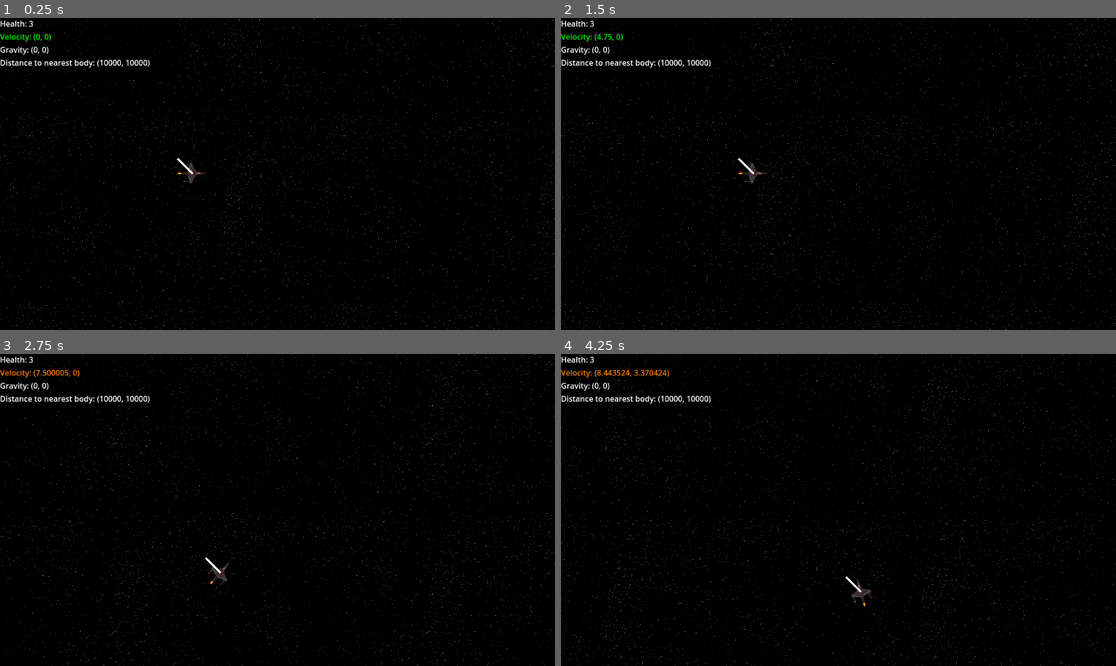
Above: before the commit, frames 1-4 (two rows, left to right).
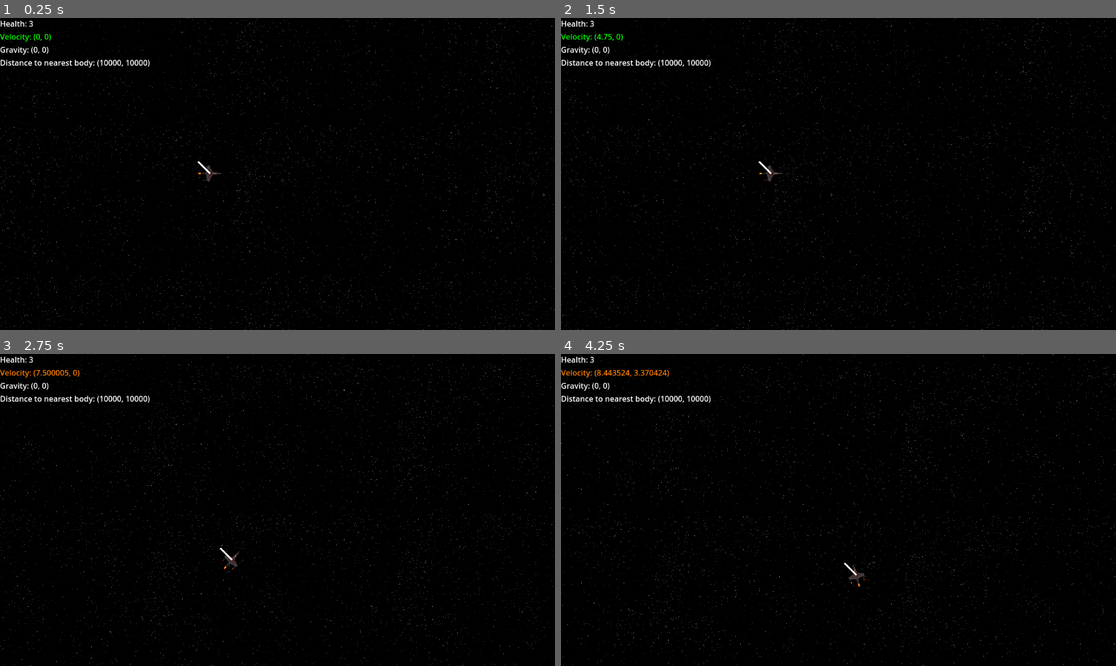
Above: after the commit, the same moments.

Repository: Lambda-Nabla/orbit-newton
Game: Godot game, scene res://scenes/main.tscn
The game is run twice, just before and just after one commit, with the same random seed, the same clock (stepped at 60 frames per second) and the same inputs. This scene is started directly instead of the project's main scene.
Inputs (mouse positions are in pixels of both pictures, inside the frame that each line leads up to):
- Up to frame 1 (0.25 s): no input
- Up to frame 2 (1.5 s): tap Enter at 0.5 s; move the mouse to (810, 236) at 0.52 s; hold W (up) from 0.53 s (still down); click (810, 236) at 0.67 s; move the mouse to (1005, 220) at 1.27 s
- Up to frame 3 (2.75 s): move the mouse to (111, 463) at 2.02 s; release W (up) at 2.03 s; hold A (left) from 2.03 s (still down)
- Up to frame 4 (4.25 s): move the mouse to (866, 510) at 2.77 s; click (866, 510) at 2.92 s; move the mouse to (755, 432) at 3.52 s; release A (left) at 3.53 s; hold S (down) from 3.53 s (still down)

The runs differ from the first frame. In frame 1, 2.6% of the frame differs, in the area x 0-100%, y 0-100%; in frame 2, 2.6%; in frame 3, 2.7%; in frame 4, 2.7%.

Commit message:
added score mod

Diff:
--- a/scenes/player.tscn
+++ b/scenes/player.tscn
@@ -8,8 +8,6 @@
 
 [node name="Player" type="RigidBody2D" groups=["player"]]
 position = Vector2(-400, -2)
-collision_layer = 3
-collision_mask = 3
 gravity_scale = 0.0
 max_contacts_reported = 1
 contact_monitor = true
@@ -28,7 +26,7 @@
 
 [node name="Camera2D" type="Camera2D" parent="."]
 position = Vector2(400, 2)
-zoom = Vector2(0.44, 0.44)
+zoom = Vector2(0.35, 0.35)
 
 [node name="Node2D" type="Node2D" parent="."]
 metadata/mass = 0
--- a/scripts/hud.gd
+++ b/scripts/hud.gd
@@ -38,7 +38,7 @@
 	lVelocity.text = str("Velocity: ", velocity)
 	lGravity.text = str("Gravity: ", gravity)
 	lNearestBody.text = str("Distance to nearest body: ", nearest)
-	lScore.text = str("Score: ", minigameServer.score)
+	lScore.text = str("Score: ", 3 - minigameServer.playerHealth)
 	if abs(velocity.x) > redSpeed or abs(velocity.y) > redSpeed:
 		lVelocity.set("theme_override_colors/font_color", Color(1,0,0))
 	elif abs(velocity.x) > orangeSpeed or abs(velocity.y) > orangeSpeed:
